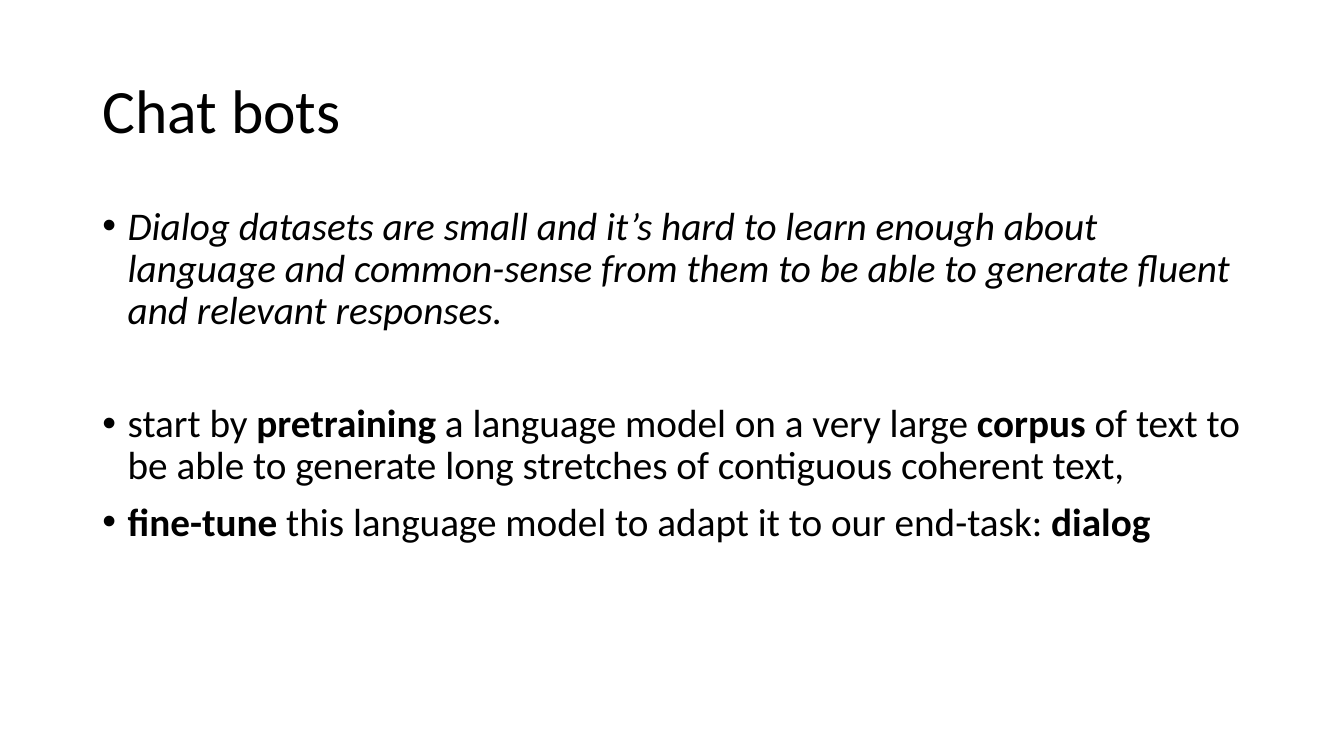
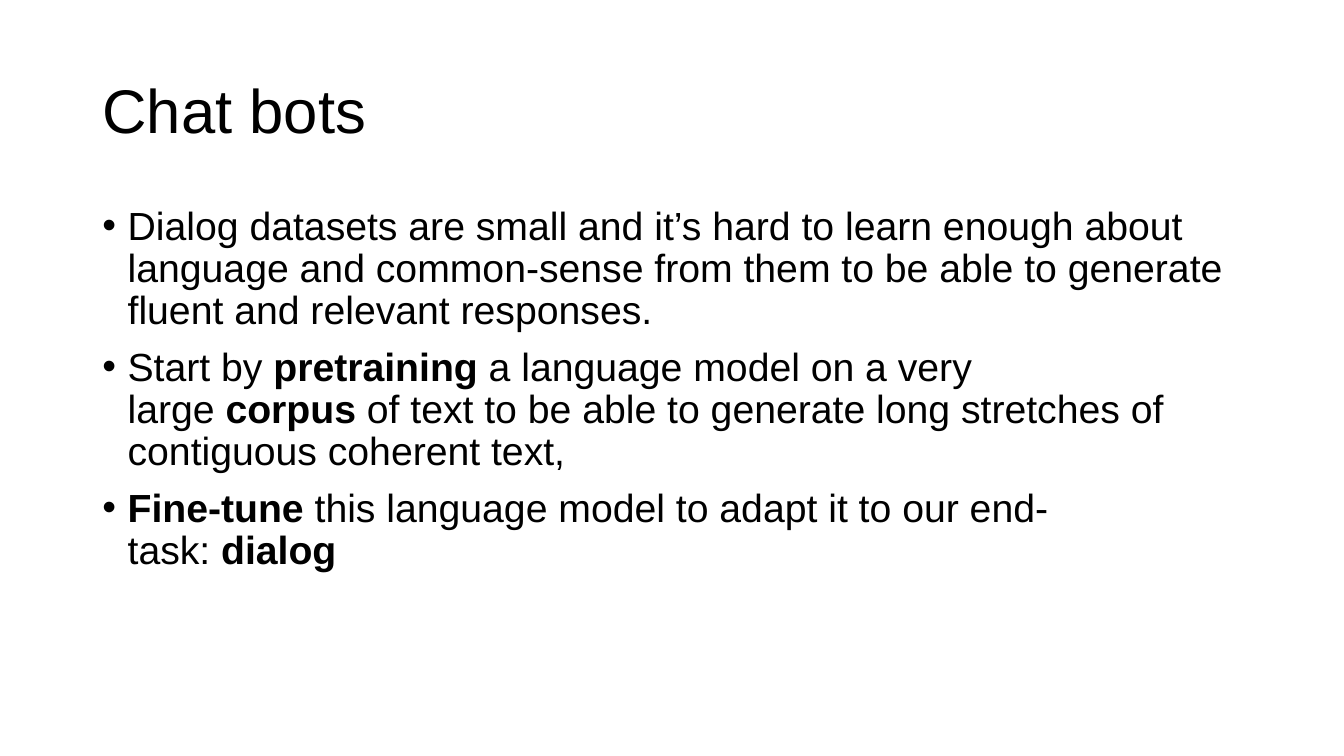
Before and after one commit to DSAISummerCamp/dscamp_public, a slide deck: slide 29 of NLP 2/nlp2.pptx (slide 19 before the commit). Drawn at 1344x756 pixels with LibreOffice and Linux fonts; fonts in the diff are those of the drawing. Boxes give left, top, right and bottom in pixels: in the first picture for what was removed or moved away, otherwise in the second. Text is boxed around its words. In the diff, an @@ line names an element or a change of style, - is before the commit and + after.

```diff
--- a/NLP 2/nlp2.pptx
+++ b/NLP 2/nlp2.pptx
@@ title "Chat bots" at (102, 88, 366, 134): font Calibri to Arial @@
@@ text at (128, 211, 1223, 332): font Calibri to Arial, italic off in "Dialog datasets are small and it’s hard ..." @@
@@ text at (128, 352, 1164, 572): text changed; font Calibri to Arial @@
-• start by pretraining a language model on a very large corpus of text to be able to generate long stretches of contiguous coherent text,
-• fine-tune this language model to adapt it to our end-task: dialog
+• Start by pretraining a language model on a very large corpus of text to be able to generate long stretches of contiguous coherent text,
+• Fine-tune this language model to adapt it to our end-task: dialog
```
Also in this commit, not shown: 14 other slides changed, 19 slides added, 5 slides removed.
